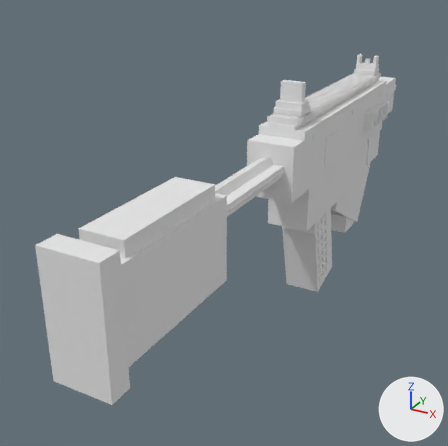
What one commit did to the OBJ model src/main/resources/assets/mareeletrica/models/block/armory21_smg_forge_body.obj.
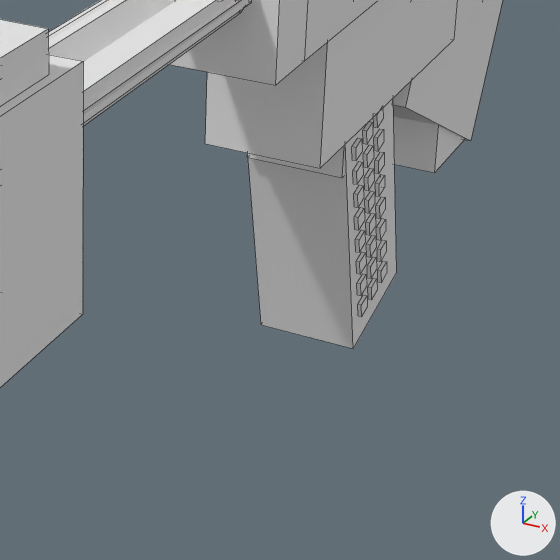
There are two pictures of each version: one whole from a 50 mm camera at (1.351, -2.983, 1.337) aimed at (0.275, -1.026, 0.358), one close up on the part from 44% to 86% of the width and 39% to 81% of the height. Lighting does not change. The marker at lower right points along +X, +Y and +Z. The last two pictures show the newer version. The close-ups show mesh edges as thin lines. Where no turn or scale is listed for an object, it has been applied to the vertices. Vertices at exactly the same position are counted once.

Names of what the first close-up shows: 'armory21_smg_forge_body'.
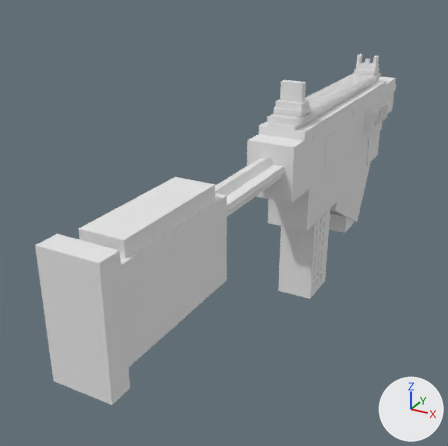
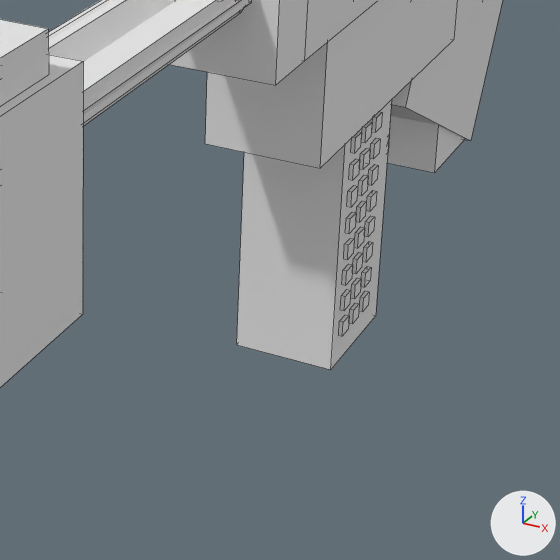
Patch to the scene script:
```diff
--- a/src/main/resources/assets/mareeletrica/models/block/armory21_smg_forge_body.obj.py
+++ b/src/main/resources/assets/mareeletrica/models/block/armory21_smg_forge_body.obj.py
@@ me_armory21_smg_forge_body @@
-me_armory21_smg_forge_body.from_pydata(...)  # 1842 vertices, 1404 faces; spans x 0.38..0.62, y -2.12..0.4, z -0.02..0.91
+me_armory21_smg_forge_body.from_pydata(...)  # 1834 vertices, 1398 faces; spans x 0.38..0.62, y -2.12..0.4, z -0.01..0.91
+# me_armory21_smg_forge_body part 1: the loose piece of 8 vertices spanning x 0.43..0.57, y -0.83..-0.55, z -0.02..0.42 is turned -14 degrees about the x axis through its middle and scaled by 0.909, then moved by (0.0, -0.04, -0.03)
+# me_armory21_smg_forge_body part 2: the loose piece of 8 vertices spanning x 0.57..0.58, y -0.72..-0.69, z 0.03..0.06 is moved by (0.0, -0.08, 0.0)
+# me_armory21_smg_forge_body part 3: the loose piece of 8 vertices spanning x 0.57..0.58, y -0.73..-0.7, z 0.07..0.09 is moved by (0.0, -0.07, 0.01)
+# me_armory21_smg_forge_body part 4: the loose piece of 8 vertices spanning x 0.57..0.58, y -0.74..-0.71, z 0.11..0.13 is moved by (0.0, -0.06, 0.01)
+# me_armory21_smg_forge_body part 5: the loose piece of 8 vertices spanning x 0.57..0.58, y -0.75..-0.72, z 0.15..0.17 is moved by (0.0, -0.05, 0.01)
+# me_armory21_smg_forge_body part 6: the loose piece of 8 vertices spanning x 0.57..0.58, y -0.76..-0.73, z 0.19..0.21 is moved by (0.0, -0.04, 0.01)
+# me_armory21_smg_forge_body part 7: the loose piece of 8 vertices spanning x 0.57..0.58, y -0.77..-0.74, z 0.22..0.25 is moved by (0.0, -0.03, 0.05)
+# me_armory21_smg_forge_body part 8: the loose piece of 8 vertices spanning x 0.57..0.58, y -0.68..-0.65, z 0.04..0.06 is moved by (0.0, -0.07, -0.01)
+# me_armory21_smg_forge_body part 9: the loose piece of 8 vertices spanning x 0.57..0.58, y -0.65..-0.62, z 0.09..0.11 is moved by (0.0, -0.1, -0.01)
+# me_armory21_smg_forge_body part 10: the loose piece of 8 vertices spanning x 0.57..0.58, y -0.66..-0.63, z 0.13..0.15 is moved by (0.0, -0.09, -0.01)
+# me_armory21_smg_forge_body part 11: the loose piece of 8 vertices spanning x 0.57..0.58, y -0.67..-0.64, z 0.17..0.19 is moved by (0.0, -0.08, -0.01)
+# me_armory21_smg_forge_body part 12: the loose piece of 8 vertices spanning x 0.57..0.58, y -0.68..-0.65, z 0.2..0.23 is moved by (0.0, -0.07, -0.01)
+# me_armory21_smg_forge_body part 13: the loose piece of 8 vertices spanning x 0.57..0.58, y -0.69..-0.66, z 0.24..0.27 is moved by (0.0, -0.06, 0.03)
+# me_armory21_smg_forge_body part 14: the loose piece of 8 vertices spanning x 0.57..0.58, y -0.64..-0.61, z 0.05..0.07 is moved by (0.0, -0.07, -0.01)
+# me_armory21_smg_forge_body part 15: 20 vertices moved from x 0.42..0.58, y -0.79..-0.68, z 0.16..0.32 to x 0.42..0.58, y -0.79..-0.69, z 0.16..0.32; 112 vertices removed from x 0.42..0.58, y -0.81..-0.62, z 0.08..0.36; 104 vertices added at x 0.42..0.58, y -0.79..-0.69, z 0.08..0.34
+# other edits to the shape of me_armory21_smg_forge_body do not show in these pictures
 me_armory21_smg_forge_body.materials.append(mat_body)
```

Boxes [x1, y1, x2, y2] around the edits, measured in the close-ups (560 x 560 px; the box of a moved part takes in the faces that stretch with it):
part 1 of me_armory21_smg_forge_body, moved or reshaped: before [248, 99, 396, 348]; after [237, 100, 392, 370]
part 2 of me_armory21_smg_forge_body, moved or reshaped: before [358, 295, 367, 317]; after [339, 315, 349, 336]
part 3 of me_armory21_smg_forge_body, moved or reshaped: before [357, 274, 367, 296]; after [340, 290, 351, 311]
part 4 of me_armory21_smg_forge_body, moved or reshaped: before [356, 252, 366, 274]; after [342, 264, 352, 285]
part 5 of me_armory21_smg_forge_body, moved or reshaped: before [355, 230, 365, 252]; after [344, 238, 354, 260]
part 6 of me_armory21_smg_forge_body, moved or reshaped: before [355, 208, 365, 230]; after [345, 212, 356, 233]
part 7 of me_armory21_smg_forge_body, moved or reshaped: before [354, 185, 364, 207]; after [349, 159, 360, 180]
part 8 of me_armory21_smg_forge_body, moved or reshaped: before [368, 278, 377, 299]; after [349, 303, 359, 324]
part 9 of me_armory21_smg_forge_body, moved or reshaped: before [377, 240, 386, 261]; after [351, 278, 361, 299]
part 10 of me_armory21_smg_forge_body, moved or reshaped: before [376, 219, 386, 240]; after [352, 253, 363, 273]
part 11 of me_armory21_smg_forge_body, moved or reshaped: before [376, 197, 385, 218]; after [354, 227, 365, 248]
part 12 of me_armory21_smg_forge_body, moved or reshaped: before [375, 174, 385, 196]; after [356, 201, 366, 222]
part 13 of me_armory21_smg_forge_body, moved or reshaped: before [375, 152, 384, 174]; after [359, 148, 370, 169]
part 14 of me_armory21_smg_forge_body, moved or reshaped: before [378, 261, 387, 283]; after [359, 291, 369, 312]
part 15 of me_armory21_smg_forge_body, moved or reshaped: before [247, 109, 384, 278]; after [347, 112, 382, 287]
